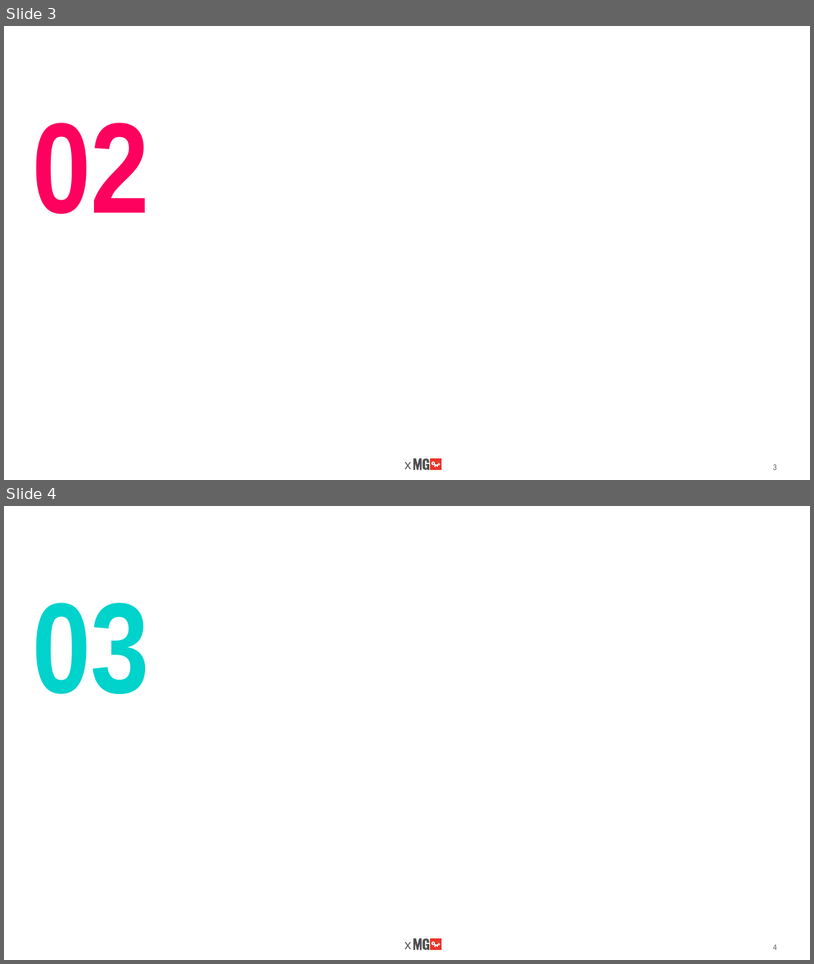
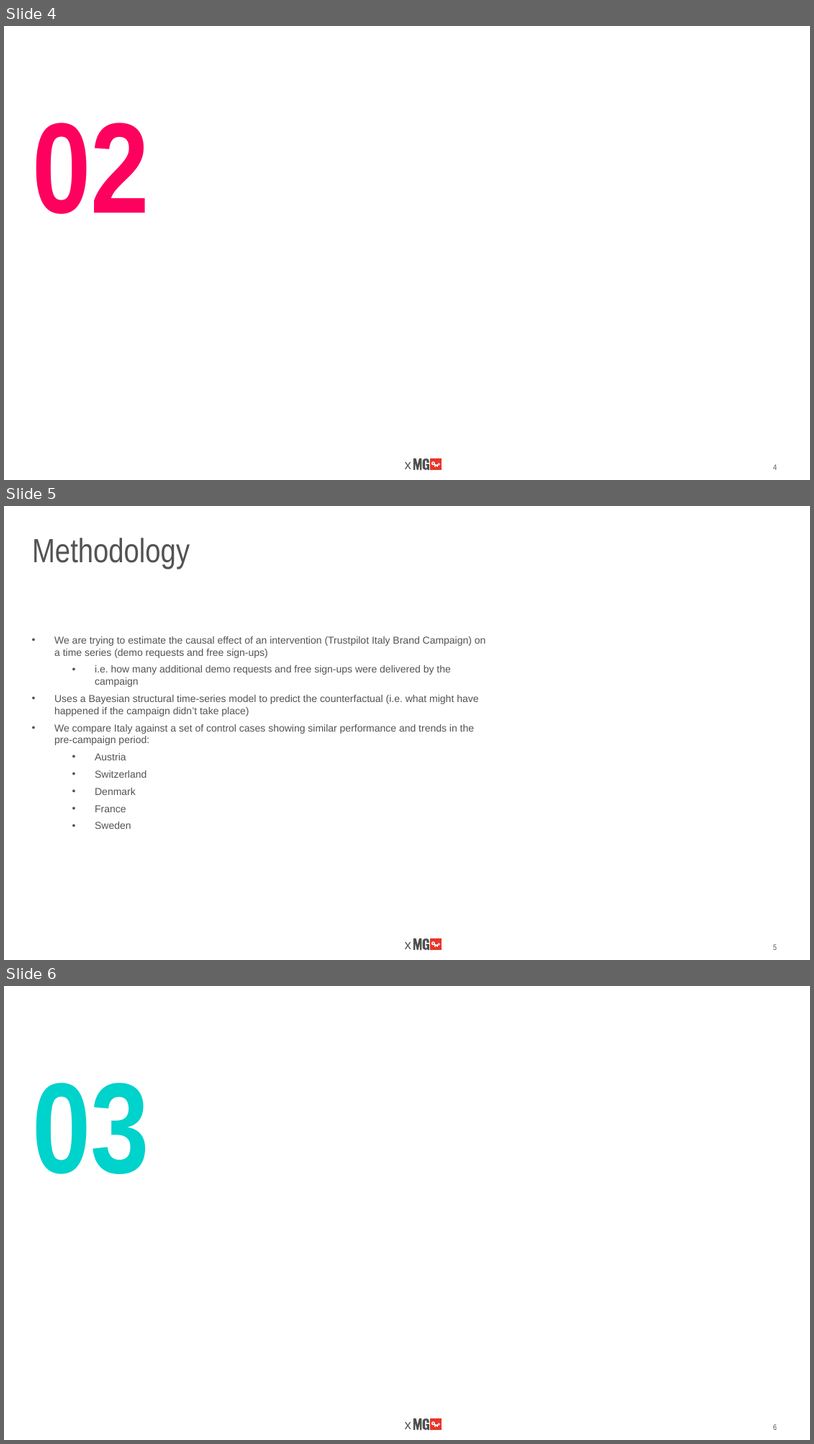
Before and after one commit to alphabetac/Causal-Impact-Analysis, a slide deck: 06.Results/Trustpilot Q4 2022 Campaign Causal Impact Analysis.pptx. Shown one above the other, each under a label of ours: slides 3 and 4 before the commit, slides 4, 5 and 6 after it. The pictures are 814x964 and 814x1444 pixels, drawn with LibreOffice and Linux fonts; fonts in the diff are those of the drawing; background and template pictures are left out. Boxes give left, top, right and bottom in pixels: in the first picture for what was removed or moved away, otherwise in the second. Text is boxed around its words. In the diff, an @@ line names an element or a change of style, - is before the commit and + after.

```diff
--- a/06.Results/Trustpilot Q4 2022 Campaign Causal Impact Analysis.pptx
+++ b/06.Results/Trustpilot Q4 2022 Campaign Causal Impact Analysis.pptx
@@ slide 5 added at (x1=4, y1=506, x2=810, y2=960), background #FFFFFF; not listed: 7 template elements that a slide beside it also shows @@
@@ title added at (x1=32, y1=538, x2=190, y2=569), 40 pt, text #535353 @@
+Methodology
@@ text added at (x1=54, y1=636, x2=486, y2=829), 12 pt, text #535353 @@
+• We are trying to estimate the causal effect of an intervention (Trustpilot Italy Brand Campaign) on a time series (demo requests and free sign-ups)
+  • i.e. how many additional demo requests and free sign-ups were delivered by the campaign
+• Uses a Bayesian structural time-series model to predict the counterfactual (i.e. what might have happened if the campaign didn’t take place)
+• We compare Italy against a set of control cases showing similar performance and trends in the pre-campaign period:
+  • Austria
+  • Switzerland
+  • Denmark
+  • France
+  • Sweden
@@ page number added at (x1=774, y1=944, x2=777, y2=950), 9.3 pt, text #535353 @@
+5
@@ what was slide 3 is now slide 4 @@
@@ page number at (x1=774, y1=464, x2=777, y2=470): text changed @@
-3
+4
@@ what was slide 4 is now slide 6 @@
@@ page number at (x1=774, y1=1424, x2=777, y2=1430): text changed @@
-4
+6
```
Also in this commit, not shown: 3 slides changed, 4 other slides added, 1 slide removed.
